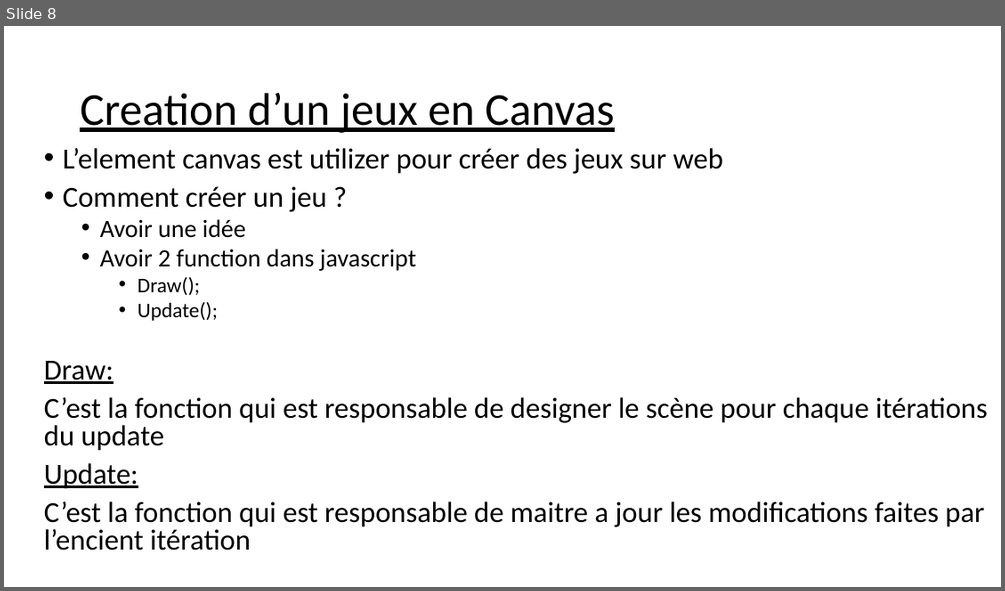
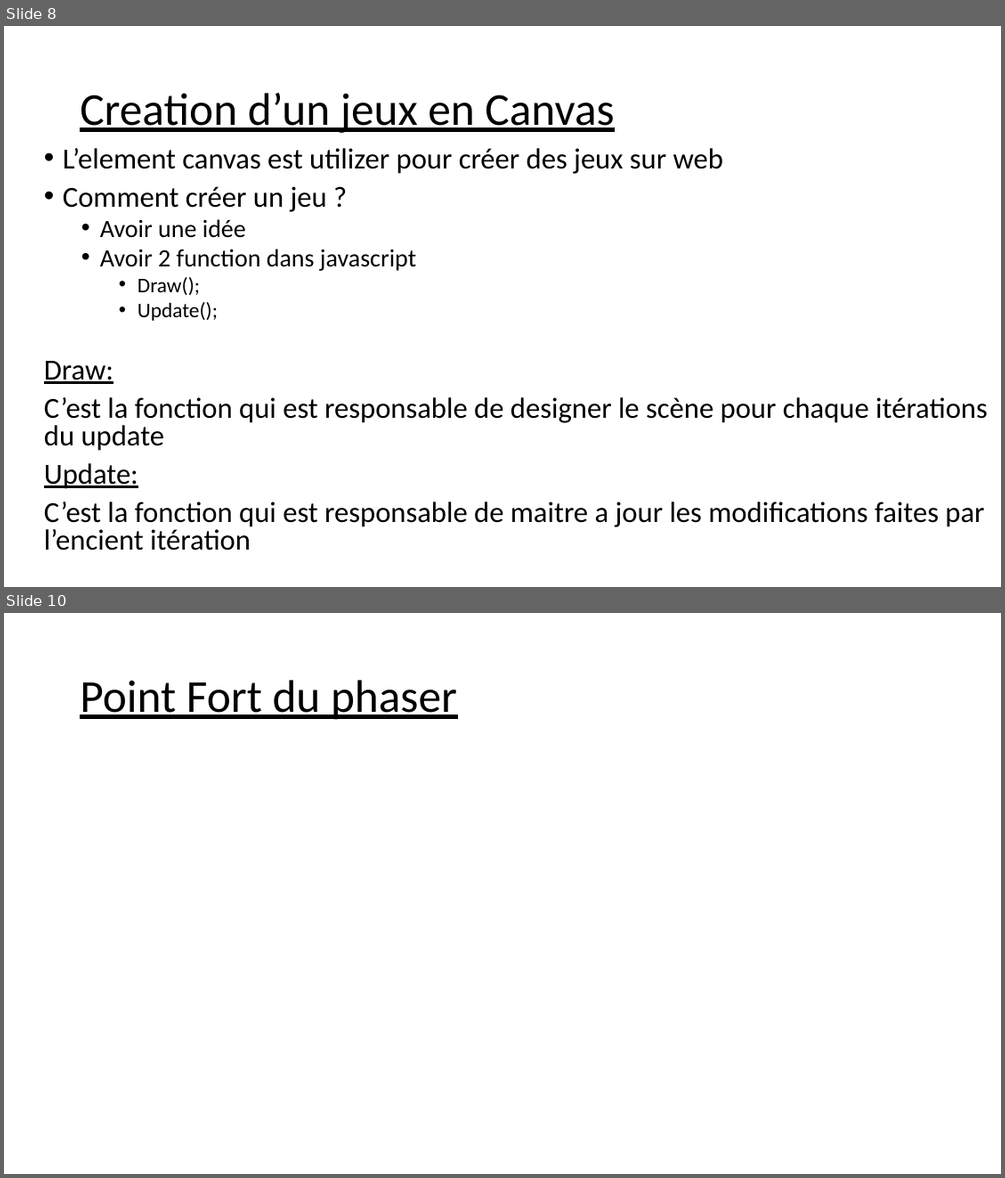
Before and after one commit to balamddine/NewHtml5, a slide deck: CanvasGame/Un jeu en canvas.pptx. Shown one above the other, each under a label of ours: slide 8 before the commit, slides 8 and 10 after it; the slides between them are not shown. The pictures are 1005x591 and 1005x1178 pixels, drawn with LibreOffice and Linux fonts; fonts in the diff are those of the drawing. Boxes give left, top, right and bottom in pixels: in the first picture for what was removed or moved away, otherwise in the second. Text is boxed around its words. In the diff, an @@ line names an element or a change of style, - is before the commit and + after.

```diff
--- a/CanvasGame/Un jeu en canvas.pptx
+++ b/CanvasGame/Un jeu en canvas.pptx
@@ slide 10 added at (4,613,1001,1174), background #FFFFFF @@
@@ title added at (80,680,457,720), 44 pt, text #000000, underline @@
+Point Fort du phaser
```
Also in this commit, not shown: 1 other slide added, 1 slide removed.
